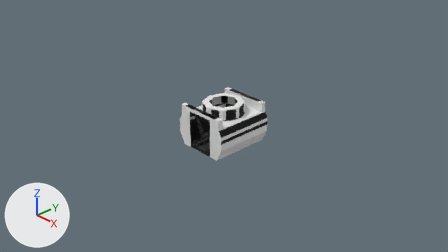
What one commit did to the Blender file Models/Squad/Spaces/dockingPortInline.blend.
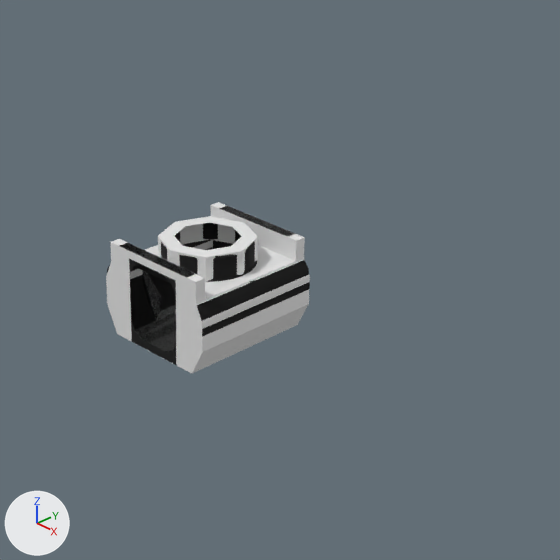
Old and new are each drawn from the file's camera 'Camera' and again close up on the part from 30% to 84% of the width and 0% to 96% of the height. The axes (+X, +Y, +Z) are drawn at lower left. The lights are the same throughout.

The scene before the commit, as lines of its bpy script (objects in view):
```python
me_mesh = bpy.data.meshes.new('Mesh')
me_mesh.from_pydata(...)  # 773 vertices, 670 faces; spans x -55.0..55.0, y -57.0..57.0, z -38.9..41.6
me_mesh.materials.append(mat_default)
me_mesh_001 = bpy.data.meshes.new('Mesh.001')
me_mesh_001.from_pydata(...)  # 331 vertices, 268 faces; spans x -57.6..57.6, y -58.1..58.1, z -39.7..42.3
me_mesh_001.materials.append(mat_default_001)  # grey #bcbcbc
me_mesh_002 = bpy.data.meshes.new('Mesh.002')
me_mesh_002.from_pydata(...)  # 120 vertices, 60 faces; spans x -57.4..57.4, y -47.3..47.3, z 1.6..20.1
me_mesh_002.materials.append(mat_material_001)
ob_dockingportinline_border = bpy.data.objects.new('dockingPortInline_border', me_mesh_002)
ob_dockingportinline_border.parent = ob_freeiva
ob_dockingportinline_border.location = (0.0, 0.0, 0.0)
ob_dockingportinline_border.scale = (0.01, 0.01, 0.01)
ob_dockingportinline_border.hide_set(True)
ob_dockingportinline_low = bpy.data.objects.new('dockingPortInline_low', me_mesh)
ob_dockingportinline_low.parent = ob_freeiva
ob_dockingportinline_low.location = (0.0, 0.0, 0.0)
ob_dockingportinline_low.scale = (0.01, 0.01, 0.01)
ob_dockingportinline_mask = bpy.data.objects.new('dockingPortInline_mask', me_mesh_001)
ob_dockingportinline_mask.parent = ob_freeiva
ob_dockingportinline_mask.location = (0.0, 0.0, 0.0)
ob_dockingportinline_mask.scale = (0.01, 0.01, 0.01)
ob_dockingportinline_mask.hide_set(True)
# also in view: 'shellCollider' at (-0.002, 0.0, 0.015)
```
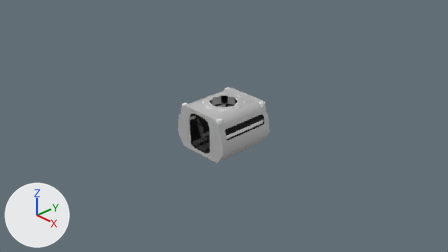
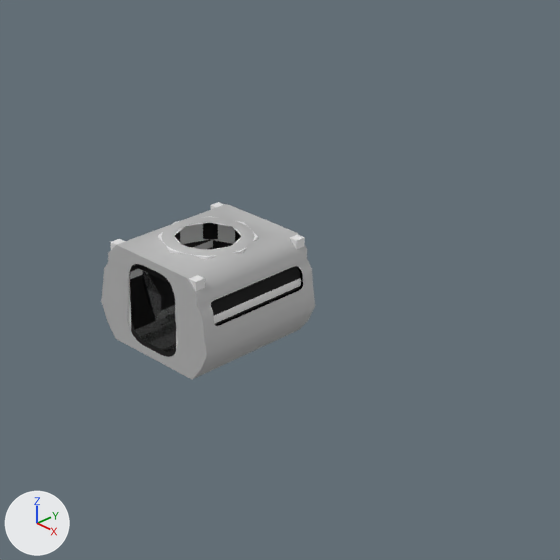
Commit message: Fix mask and border in inline dockint port

Pixel boxes (x1, y1, x2, y2) of what changed, in the close-ups (560 x 560 px; the box of a moved part takes in the faces that stretch with it):
'dockingPortInline_mask', shown: after (101, 204, 315, 379)
'dockingPortInline_border', shown: after (216, 266, 303, 326)
part 1 of me_mesh_001, moved or reshaped (not visible before): after (101, 284, 315, 379)
'shellCollider', unchanged, covered by the edit: before (106, 202, 310, 373); after (110, 202, 305, 352)

Diff of the bpy script that builds the scene:
```diff
--- a/Models/Squad/Spaces/dockingPortInline.blend.py
+++ b/Models/Squad/Spaces/dockingPortInline.blend.py
@@ me_mesh_001 @@
 me_mesh_001.from_pydata(...)  # 331 vertices, 268 faces; spans x -57.6..57.6, y -58.1..58.1, z -39.7..42.3
 # used by ob_dockingportinline_mask; parent = ob_freeiva; location = (0.0, 0.0, 0.0); scale = (0.01, 0.01, 0.01)
+# me_mesh_001 part 1: all 77 vertices in x -55.7..55.7, y -58.1..58.1, z -39.7..-14.6 are multiplied about the mesh origin by the matrix ((1.087, 0.0, 0.0), (0.0, 1.0, 0.0), (0.0, 0.0, 1.087))
 me_mesh_001.materials.append(mat_default_001)
@@ ob_dockingportinline_mask @@
 ob_dockingportinline_mask.scale = (0.01, 0.01, 0.01)
-ob_dockingportinline_mask.hide_set(True)
@@ ob_dockingportinline_border @@
 ob_dockingportinline_border.scale = (0.01, 0.01, 0.01)
-ob_dockingportinline_border.hide_set(True)
```
